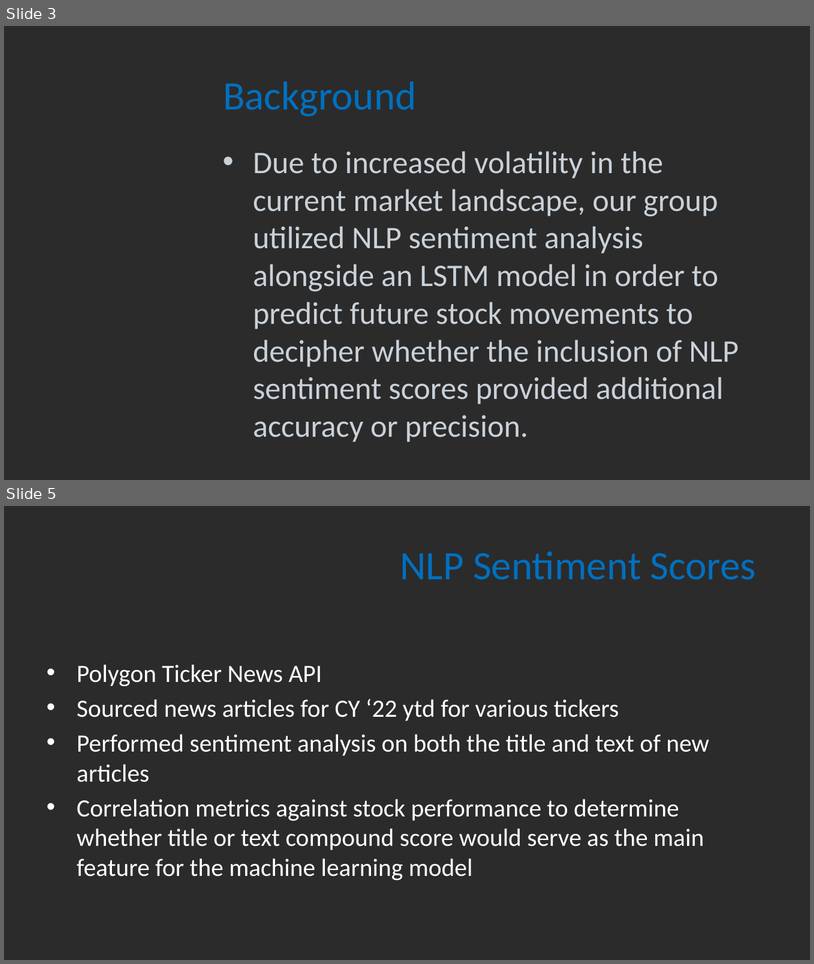
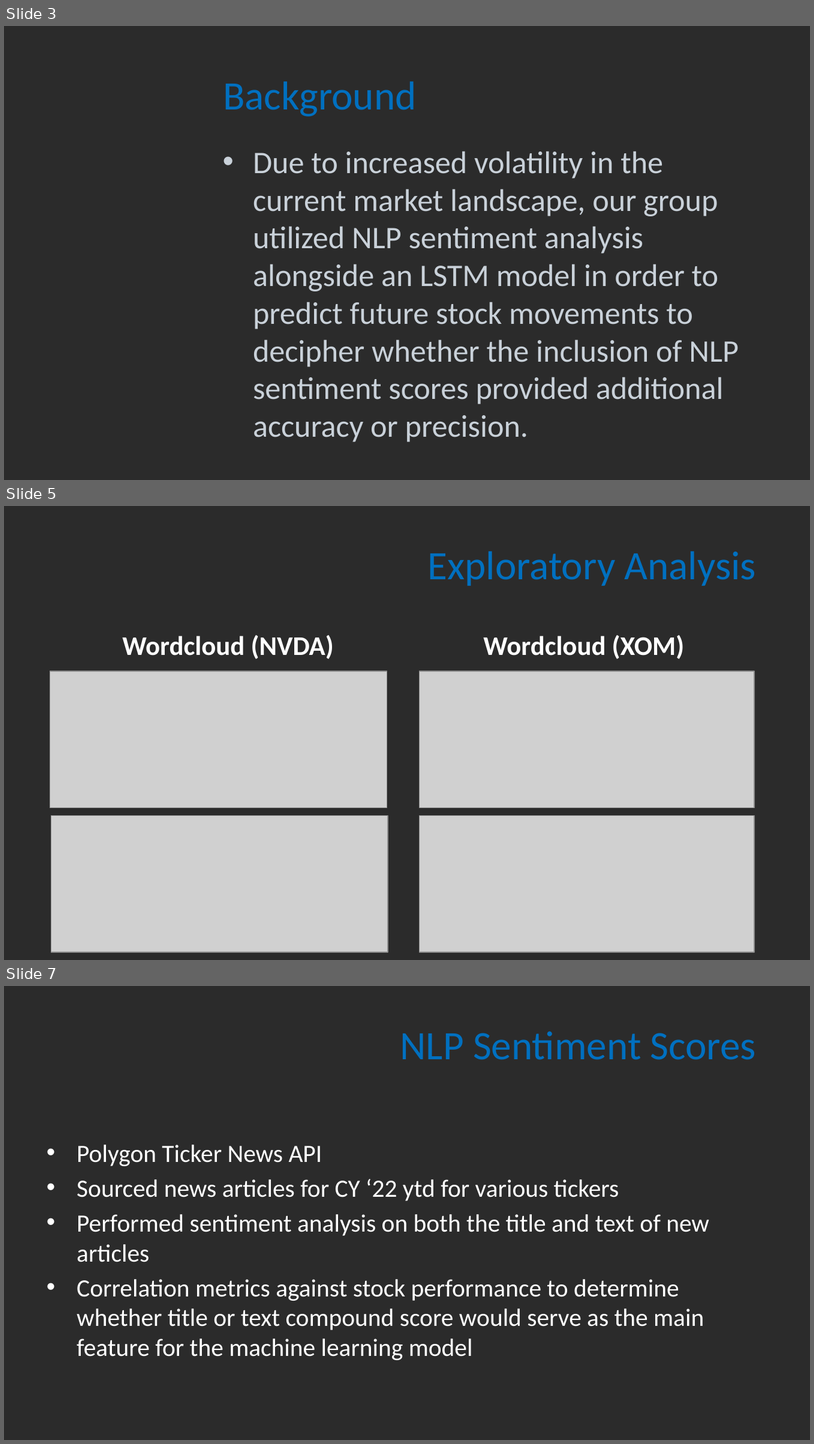
Before and after one commit to patricia-raj/predict-stock-movements, a slide deck: Project 02.pptx. Shown one above the other, each under a label of ours: slides 3 and 5 before the commit, slides 3, 5 and 7 after it; the slides between them are not shown. The pictures are 814x964 and 814x1444 pixels, drawn with LibreOffice and Linux fonts; fonts in the diff are those of the drawing; grey boxes stand for pictures; background and template pictures are left out; a plain dark background stands for a picture behind light text. Boxes give left, top, right and bottom in pixels: in the first picture for what was removed or moved away, otherwise in the second. Text is boxed around its words. In the diff, an @@ line names an element or a change of style, - is before the commit and + after.

Commit message:
updated presentation slide desk for Preprocessing, Exploratory Analysis, Challenges and Expansion Ideas

```diff
--- a/Project 02.pptx
+++ b/Project 02.pptx
@@ slide 5 added at box(4, 506, 810, 960), background picture (left out) @@
@@ title added at box(428, 551, 756, 586), 36 pt, text #0070C0 @@
+Exploratory Analysis
@@ text added at box(122, 635, 334, 659), 24 pt, text #FFFFFF, bold @@
+Wordcloud (NVDA)
@@ text added at box(483, 635, 684, 659), 24 pt, text #FFFFFF, bold @@
+Wordcloud (XOM)
@@ picture added at box(50, 672, 387, 808) @@
@@ picture added at box(419, 672, 755, 808) @@
@@ picture added at box(51, 816, 388, 952) @@
@@ picture added at box(419, 816, 755, 952) @@
@@ what was slide 5 is now slide 7 @@
```
Also in this commit, not shown: 2 slides changed, 3 other slides added, 1 slide removed.
